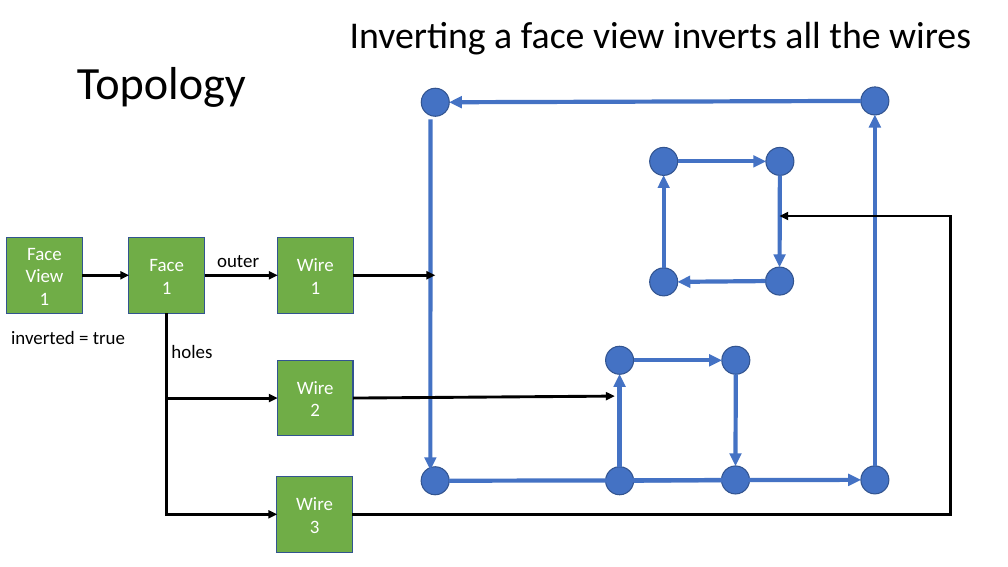
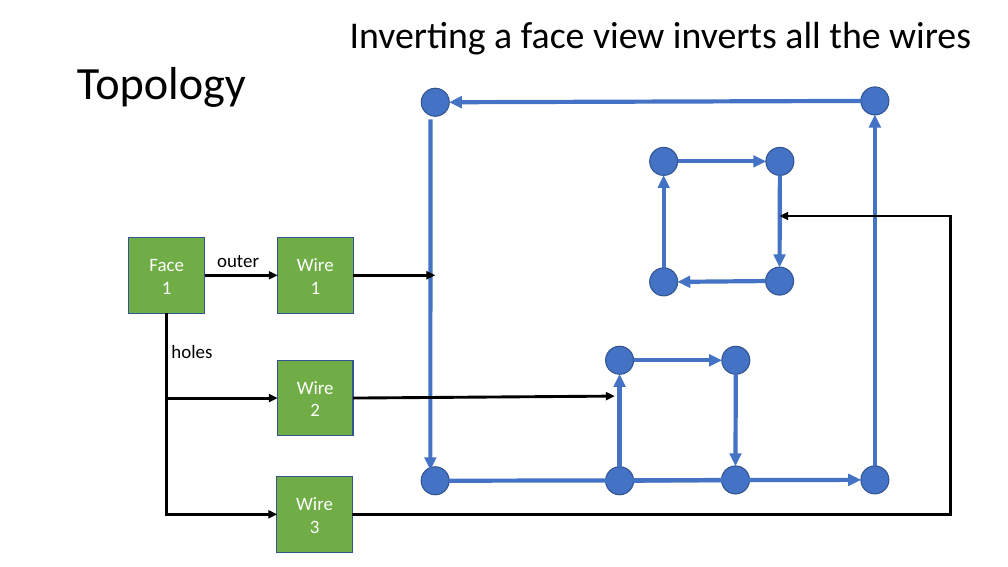
Before and after one commit to automaticmagic/topolys, a slide deck: slide 10 of design/Classes.pptx (slide 12 before the commit). Drawn at 1008x567 pixels with LibreOffice and Linux fonts; fonts in the diff are those of the drawing. Boxes give left, top, right and bottom in pixels: in the first picture for what was removed or moved away, otherwise in the second. Text is boxed around its words. In the diff, an @@ line names an element or a change of style, - is before the commit and + after.

```diff
--- a/design/Classes.pptx
+++ b/design/Classes.pptx
@@ rectangle removed at bbox=[7, 237, 82, 313] @@
-Face
-View
-1
@@ arrow removed from (82, 275) to (129, 275) @@
@@ text removed at bbox=[11, 331, 125, 344] @@
-inverted = true
```
Also in this commit, not shown: 7 other slides changed, 1 slide added, 2 slides removed, 5 other files.
